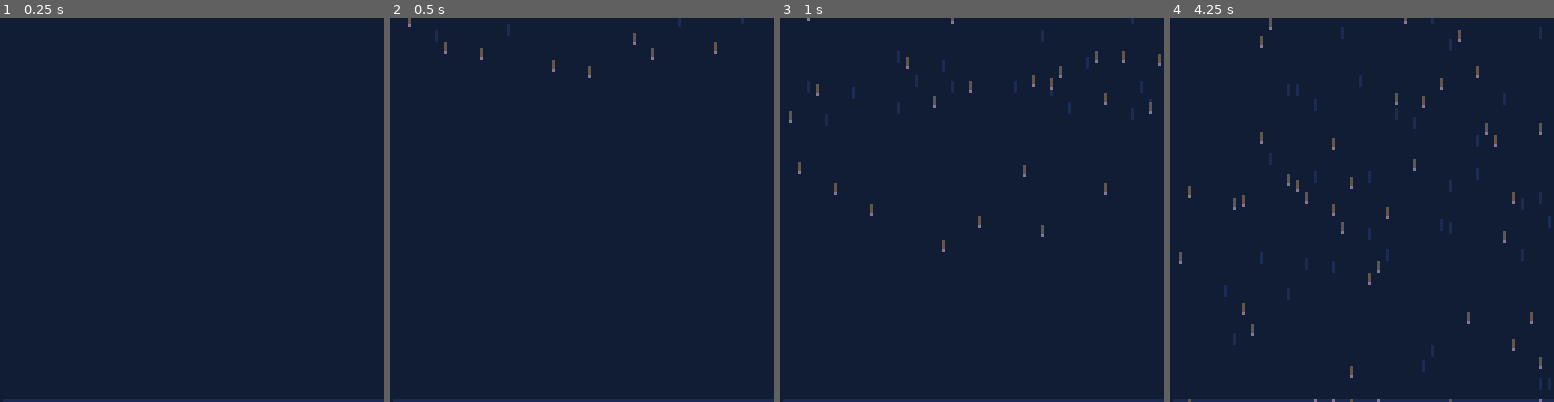
Above: before the commit, frames 1-4 (left to right).
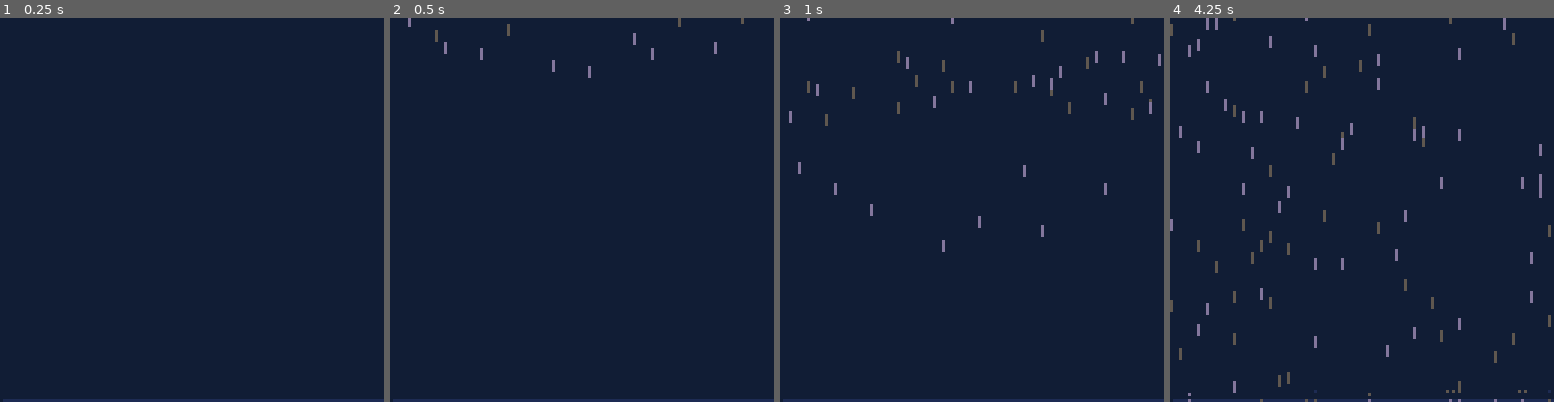
Above: after the commit, the same moments.

Repository: broquaint/pico8-carts
Game: PICO-8 cartridge rain.p8
Same seed, same stepped clock (60 frames per second), same inputs: the game is played once before the commit and once after it.
Inputs:
- Up to frame 1 (0.25 s): no input
- Up to frame 2 (0.5 s): no input
- Up to frame 3 (1 s): no input
- Up to frame 4 (4.25 s): no input

Frame 1 is identical in both runs. In frame 2, 0.2% of the frame differs, in the area x 4-93%, y 0-15%; in frame 3, 0.8%; in frame 4, 3.8%, in the area x 0-100%, y 0-100%.

Commit message:
Splashes and colour tweaks
Also tried to see what it looks like constant speed wind, prefer the
variable wind effect on the whole.

Diff:
--- a/rain.p8
+++ b/rain.p8
@@ -12,6 +12,9 @@
    wind = 0
 end
 
+splash_map = {
+   black, black, storm, slate, dusk, storm, black
+}
 function animate_rain(obj)
    while obj.y < 125 do
       local wind_speed = is_slow(obj) and rnd()*0.5 or rnd()
@@ -21,8 +24,10 @@
    end
 
    obj.splashing = true
+   local do_splash = randx(3) == 1
    for i = 1,7 do
       obj.sprite = i
+      obj.splash = do_splash and splash_map[i] or -1
       wait(2+randx(2))
    end
    wait(1)
@@ -50,15 +55,17 @@
 
    if frame_count % 20 == 0 then
       for i = 1,30 do
-         local rain_particle = make_obj({
+         local rp = make_obj({
                x = rand_tile_x(),
                y = -randx(20),
                speed = min(2, 0.75+rnd()+(1.2/i)),
                splashing = false,
+               splash = -1,
                sprite = 1
          })
-         add(rain_particles, rain_particle)
-         animate_obj(rain_particle, animate_rain)
+         rp.wind_speed = is_slow(rp) and rnd()*0.5 or rnd()
+         add(rain_particles, rp)
+         animate_obj(rp, animate_rain)
       end
    end
 
@@ -86,8 +93,16 @@
    if p.splashing then
       local s = is_slow(p) and p.sprite or p.sprite+16
       spr(s, p.x, 120)
+      if p.splash > 0 then
+         if p.x % 2 == 0 then
+            pset(p.x+2, p.y - 1, p.splash)
+            pset(p.x+4, p.y - 1, p.splash)
+         else
+            pset(p.x+3, p.y - 1, p.splash)
+         end
+      end
    else
-      local c = is_slow(p) and storm or slate
+      local c = is_slow(p) and slate or dusk
       local l = 3 --is_slow(p) and 3 or 4
       line(p.x, p.y, p.x-wind, p.y-l, c)
       if not is_slow(p) then
